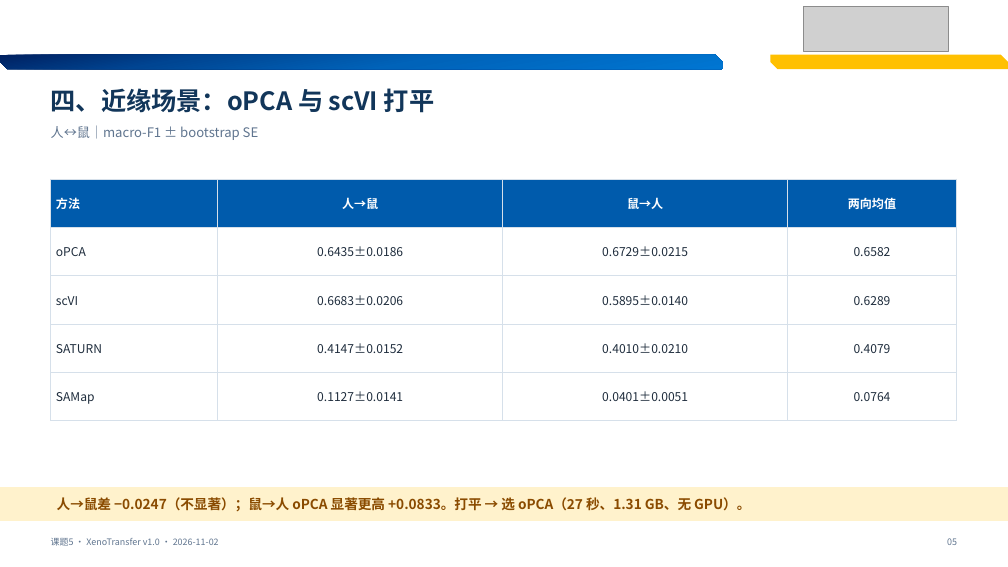
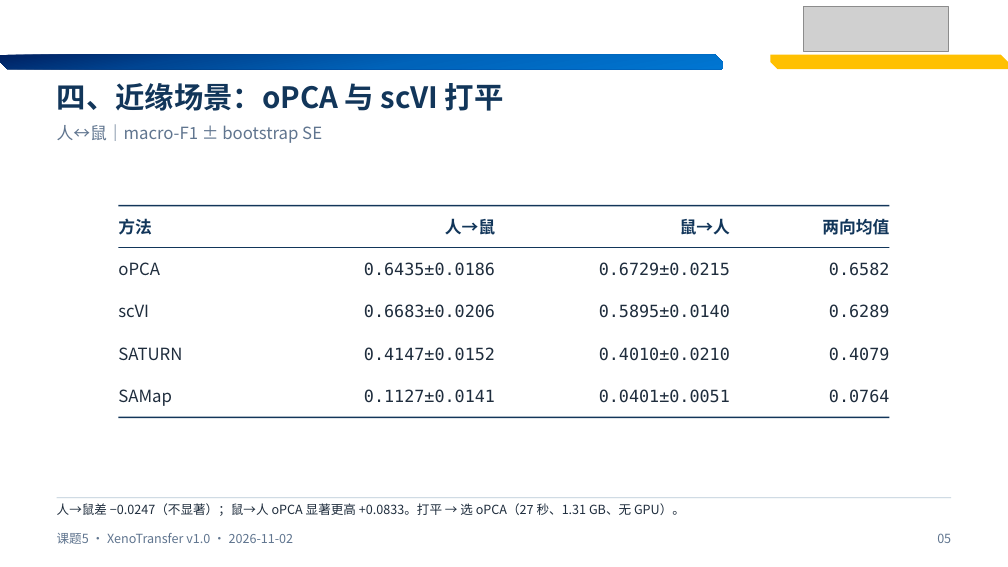
Before and after one commit to bernis-web/course5-prep, a slide deck: slide 5 of results/stage-reports-20261102/课题5-三场景结论与可复现闭环.pptx. Drawn at 1008x567 pixels with LibreOffice and Linux fonts; fonts in the diff are those of the drawing; grey boxes stand for pictures. Boxes give left, top, right and bottom in pixels: in the first picture for what was removed or moved away, otherwise in the second. Text is boxed around its words. In the diff, an @@ line names an element or a change of style, - is before the commit and + after.

```diff
--- a/results/stage-reports-20261102/课题5-三场景结论与可复现闭环.pptx
+++ b/results/stage-reports-20261102/课题5-三场景结论与可复现闭环.pptx
@@ text "四、近缘场景：oPCA 与 scVI 打平" at <box>57,83,504,111</box>: size 24 to 28 pt; line spacing 1 to 30.8pt @@
@@ text "人↔鼠｜macro-F1 ± bootstrap SE" at <box>57,124,322,143</box>: size 12.5 to 16 pt; line spacing 1 to 19.2pt; vertical alignment middle to top @@
@@ table removed at <box>51,179,957,408</box>, 5 rows, 4 columns @@
-方法 | 人→鼠 | 鼠→人 | 两向均值
-oPCA | 0.6435±0.0186 | 0.6729±0.0215 | 0.6582
-scVI | 0.6683±0.0206 | 0.5895±0.0140 | 0.6289
-SATURN | 0.4147±0.0152 | 0.4010±0.0210 | 0.4079
-SAMap | 0.1127±0.0141 | 0.0401±0.0051 | 0.0764
@@ rectangle added at <box>119,205,890,206</box>, fill #12365A @@
@@ text added at <box>118,218,152,235</box>, 16 pt, text #12365A, bold @@
+方法
@@ text added at <box>445,218,495,235</box>, 16 pt, text #12365A, bold @@
+人→鼠
@@ text added at <box>680,218,730,235</box>, 16 pt, text #12365A, bold @@
+鼠→人
@@ text added at <box>822,219,889,235</box>, 16 pt, text #12365A, bold @@
+两向均值
@@ text added at <box>118,262,160,275</box>, 16 pt, text #1F2D3D @@
+oPCA
@@ rectangle added at <box>119,247,890,248</box>, fill #12365A @@
@@ text added at <box>364,262,495,276</box>, 16 pt, text #1F2D3D @@
+0.6435±0.0186
@@ text added at <box>599,262,730,276</box>, 16 pt, text #1F2D3D @@
+0.6729±0.0215
@@ text added at <box>829,262,890,276</box>, 16 pt, text #1F2D3D @@
+0.6582
@@ text added at <box>118,304,149,317</box>, 16 pt, text #1F2D3D @@
+scVI
@@ text added at <box>364,304,495,318</box>, 16 pt, text #1F2D3D @@
+0.6683±0.0206
@@ text added at <box>599,304,730,318</box>, 16 pt, text #1F2D3D @@
+0.5895±0.0140
@@ text added at <box>829,304,890,318</box>, 16 pt, text #1F2D3D @@
+0.6289
@@ text added at <box>118,347,182,361</box>, 16 pt, text #1F2D3D @@
+SATURN
@@ text added at <box>364,347,495,361</box>, 16 pt, text #1F2D3D @@
+0.4147±0.0152
@@ text added at <box>599,347,730,361</box>, 16 pt, text #1F2D3D @@
+0.4010±0.0210
@@ text added at <box>829,347,890,361</box>, 16 pt, text #1F2D3D @@
+0.4079
@@ text added at <box>118,389,172,406</box>, 16 pt, text #1F2D3D @@
+SAMap
@@ text added at <box>364,389,495,403</box>, 16 pt, text #1F2D3D @@
+0.1127±0.0141
@@ text added at <box>599,389,730,403</box>, 16 pt, text #1F2D3D @@
+0.0401±0.0051
@@ text added at <box>829,389,890,403</box>, 16 pt, text #1F2D3D @@
+0.0764
@@ rectangle added at <box>119,417,890,418</box>, fill #12365A @@
@@ text "人→鼠差 −0.0247（不显著）；鼠→人 oPCA 显著更高 +0.0833。打平 ...": place and size @@
-text "人→鼠差 −0.0247（不显著）；鼠→人 oPCA 显著更高 +0.0833。打平 ..." at <box>57,496,750,514</box>
+text "人→鼠差 −0.0247（不显著）；鼠→人 oPCA 显著更高 +0.0833。打平 ..." at <box>57,503,685,516</box>
@@ text "人→鼠差 −0.0247（不显著）；鼠→人 oPCA 显著更高 +0.0833。打平 ..." at <box>57,503,685,516</box>: size 13 to 12 pt, text colour #8A4B00 to #1F2D3D, bold off; line spacing 1 to 14.4pt; vertical alignment middle to top @@
@@ rectangle: place and size @@
-rectangle at <box>0,488,1008,521</box>
+rectangle at <box>57,498,951,498</box>
@@ rectangle at <box>57,498,951,498</box>: fill #FFF2CC to #B7C9D6; outline #FFF2CC 1 pt to none @@
@@ text "课题5 · XenoTransfer v1.0 · ..." at <box>57,533,294,544</box>: size 8.5 to 12 pt; line spacing 1 to 14.4pt; vertical alignment middle to top @@
@@ text "05" at <box>937,533,951,543</box>: size 8.5 to 12 pt; line spacing 1 to 14.4pt; vertical alignment middle to top @@
```
Also in this commit, not shown: 14 other slides changed, 23 other files.
